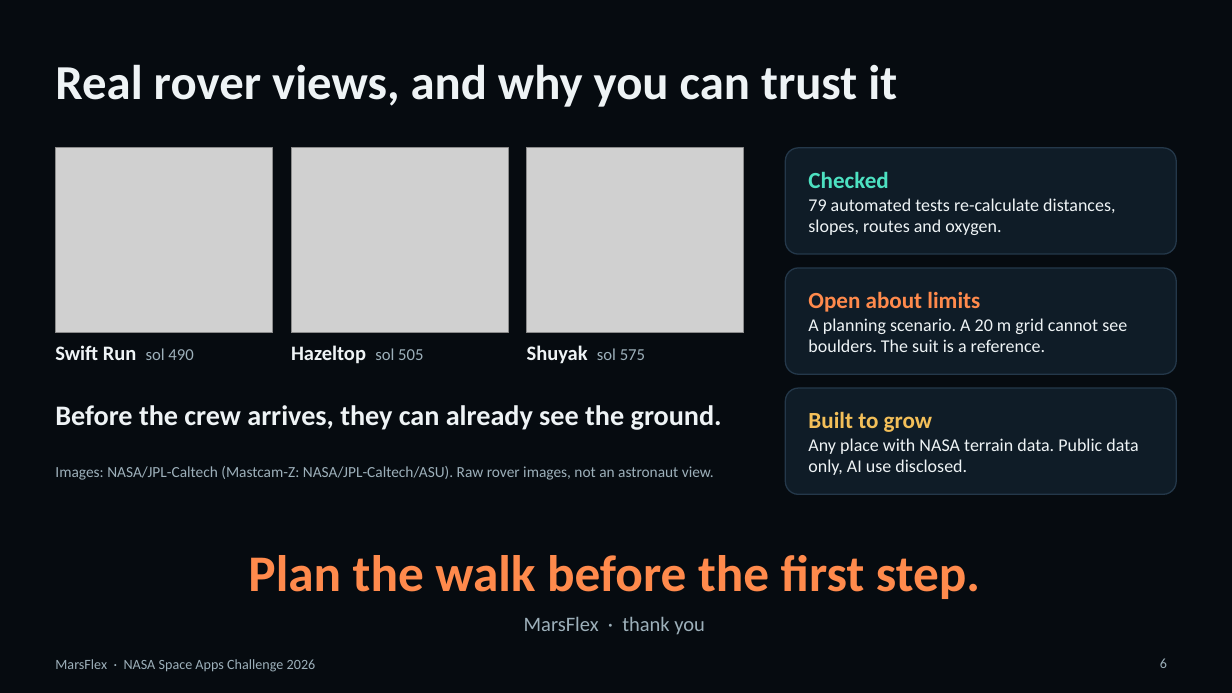
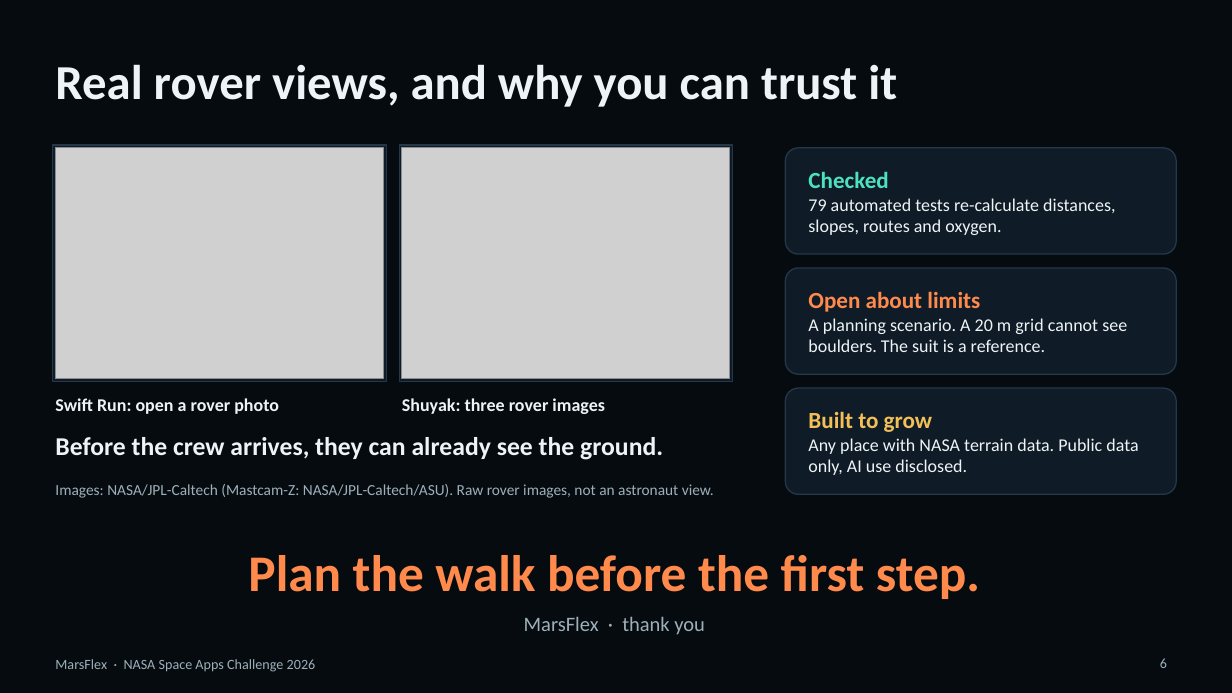
Before and after one commit to Humam-Taibeh/MarsFlex, a slide deck: slide 6 of docs/submission/presentation/MarsFlex_Presentation_4min.pptx. Drawn at 1232x693 pixels with LibreOffice and Linux fonts; fonts in the diff are those of the drawing; grey boxes stand for pictures. Boxes give left, top, right and bottom in pixels: in the first picture for what was removed or moved away, otherwise in the second. Text is boxed around its words. In the diff, an @@ line names an element or a change of style, - is before the commit and + after.

```diff
--- a/docs/submission/presentation/MarsFlex_Presentation_4min.pptx
+++ b/docs/submission/presentation/MarsFlex_Presentation_4min.pptx
@@ rectangle added at box(53, 145, 386, 382), fill #0F1C27, outline #24384A 1 pt @@
@@ picture: place and size @@
-picture at box(55, 148, 273, 333)
+picture at box(55, 148, 384, 379)
@@ picture removed at box(291, 148, 508, 333) @@
@@ rectangle added at box(399, 145, 733, 382), fill #0F1C27, outline #24384A 1 pt @@
@@ picture: place and size @@
-picture at box(527, 148, 744, 333)
+picture at box(402, 148, 730, 379)
@@ text removed at box(55, 345, 193, 360) @@
-Swift Run sol 490
@@ text removed at box(291, 345, 423, 364) @@
-Hazeltop sol 505
@@ text "Shuyak: three rover images" at box(402, 398, 605, 414): vertical alignment top to middle @@
@@ text added at box(55, 398, 279, 414), 14 pt, text #EEF3F5, bold @@
+Swift Run: open a rover photo
@@ text at box(402, 398, 605, 414): text changed; size 16 to 14 pt @@
-Shuyak sol 575
+Shuyak: three rover images
@@ text "Before the crew arrives, they ...": place and size @@
-text "Before the crew arrives, they ..." at box(55, 405, 722, 430)
+text "Before the crew arrives, they ..." at box(55, 437, 663, 460)
@@ text "Before the crew arrives, they ..." at box(55, 437, 663, 460): size 22 to 20 pt @@
@@ text "Images: NASA/JPL-Caltech (Mastcam-Z: NASA/JPL-Caltech/ASU).  ...": place and size @@
-text "Images: NASA/JPL-Caltech (Mastcam-Z: NASA/JPL-Caltech/ASU).  ..." at box(55, 466, 714, 480)
+text "Images: NASA/JPL-Caltech (Mastcam-Z: NASA/JPL-Caltech/ASU).  ..." at box(55, 484, 714, 498)
```
Also in this commit, not shown: 5 other slides changed, 1 other file.
